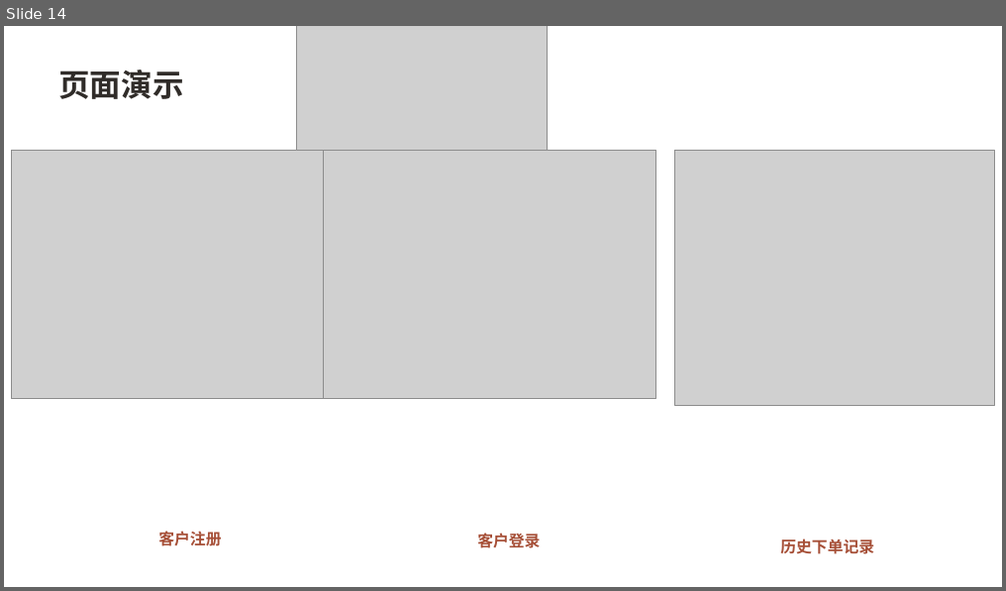
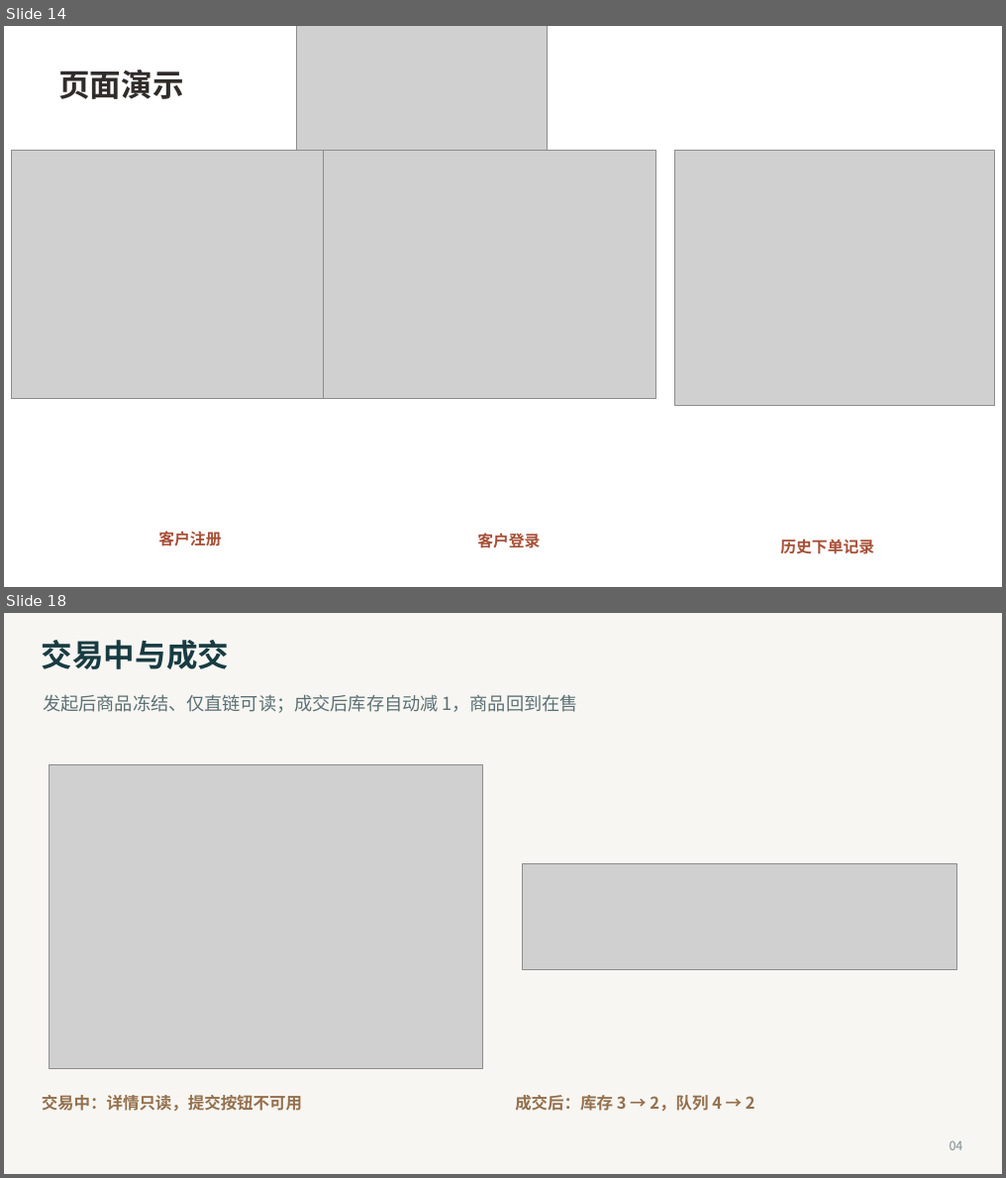
Before and after one commit to hds556/se-course-project, a slide deck: ppt/第三次阶段性评审-在线购物系统.pptx. Shown one above the other, each under a label of ours: slide 14 before the commit, slides 14 and 18 after it; the slides between them are not shown. The pictures are 1006x591 and 1006x1178 pixels, drawn with LibreOffice and Linux fonts; fonts in the diff are those of the drawing; grey boxes stand for pictures. Boxes give left, top, right and bottom in pixels: in the first picture for what was removed or moved away, otherwise in the second. Text is boxed around its words. In the diff, an @@ line names an element or a change of style, - is before the commit and + after.

```diff
--- a/ppt/第三次阶段性评审-在线购物系统.pptx
+++ b/ppt/第三次阶段性评审-在线购物系统.pptx
@@ slide 18 added at (4, 613, 1002, 1174), background #FFFFFF @@
@@ rectangle added at (4, 613, 1002, 1173), fill #F7F6F2 @@
@@ text added at (42, 640, 229, 669), 22.5 pt, text #183B42, bold @@
+交易中与成交
@@ text added at (43, 694, 578, 713), 12.9 pt, text #5C7074 @@
+发起后商品冻结、仅直链可读；成交后库存自动减 1，商品回到在售
@@ picture added at (49, 764, 483, 1069) @@
@@ picture added at (523, 864, 957, 970) @@
@@ text added at (42, 1095, 302, 1111), 11.8 pt, text #94704D, bold @@
+交易中：详情只读，提交按钮不可用
@@ text added at (515, 1095, 755, 1111), 11.8 pt, text #94704D, bold @@
+成交后：库存 3 → 2，队列 4 → 2
@@ text added at (949, 1142, 963, 1151), 9 pt, text #7C8D90 @@
+04
```
Also in this commit, not shown: 6 other slides added, 1 slide removed.
